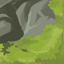
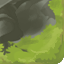
Two versions of the same layered image (64×64). Layer-by-layer changes:
removed layer "Highlights" over left=0, top=1, right=64, bottom=64
painted on "TabletopBadges_02.PNG" over left=0, top=1, right=64, bottom=64
